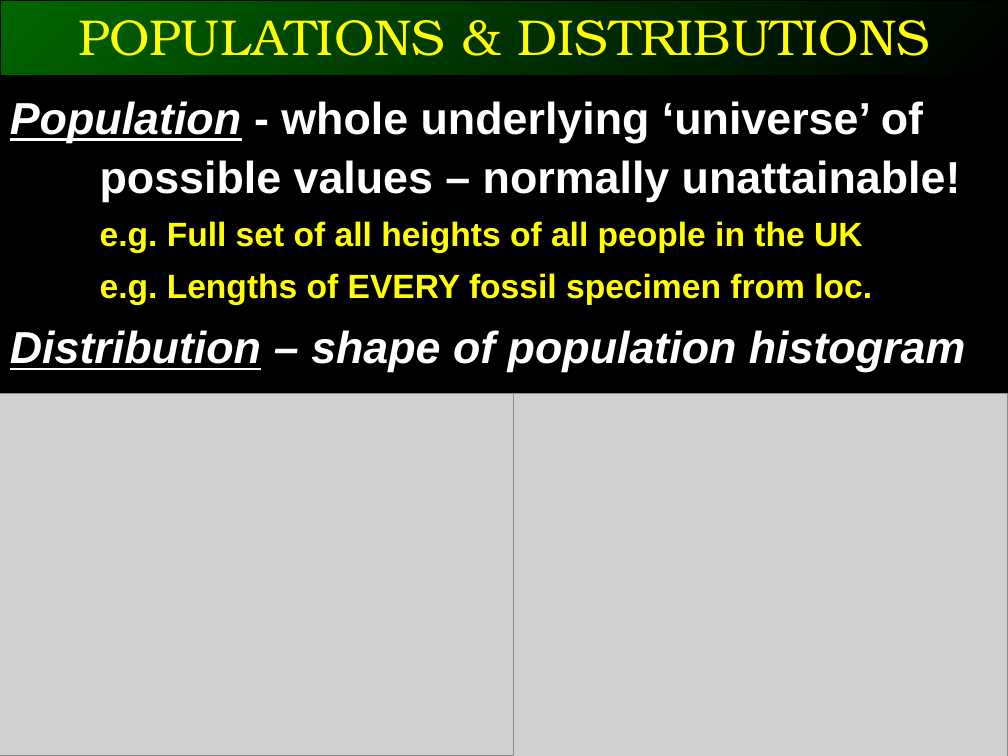
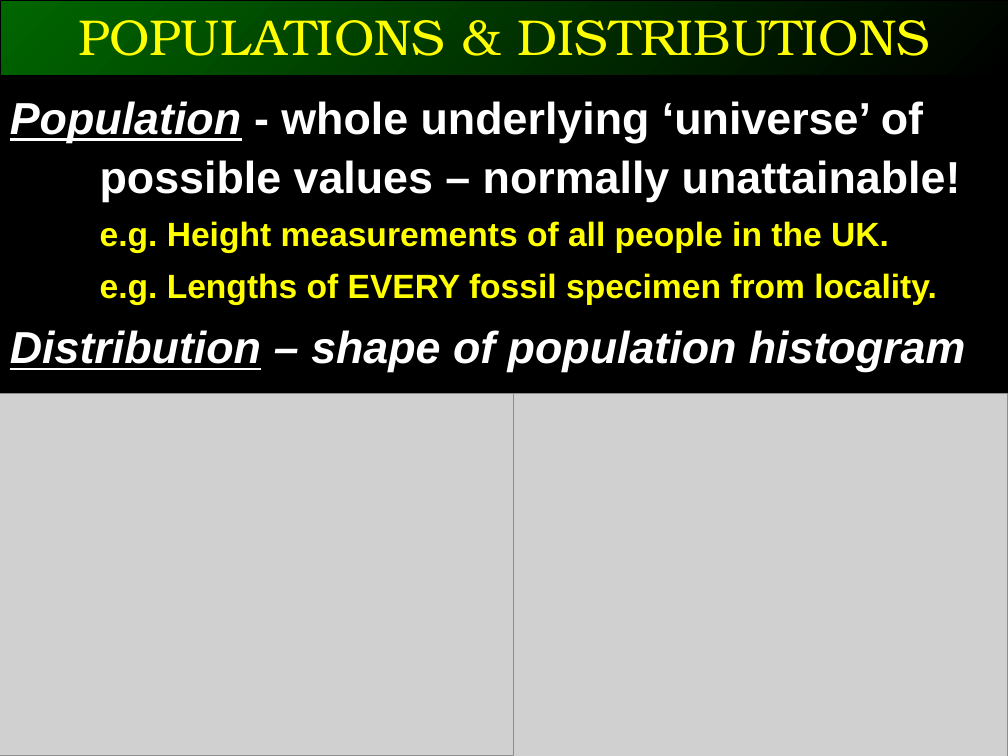
Before and after one commit to ggorman/Introduction-to-stats-for-geoscientists, a slide deck: slide 4 of slides/CSFG5.pptx. Drawn at 1008x756 pixels with LibreOffice and Linux fonts; fonts in the diff are those of the drawing; grey boxes stand for pictures. Boxes give left, top, right and bottom in pixels: in the first picture for what was removed or moved away, otherwise in the second. Text is boxed around its words. In the diff, an @@ line names an element or a change of style, - is before the commit and + after.

```diff
--- a/slides/CSFG5.pptx
+++ b/slides/CSFG5.pptx
@@ text at (100,221,937,305): text changed @@
-e.g. Full set of all heights of all people in the UK
-e.g. Lengths of EVERY fossil specimen from loc.
+e.g. Height measurements of all people in the UK.
+e.g. Lengths of EVERY fossil specimen from locality.
```
Also in this commit, not shown: 13 other slides changed, 2 slides added, 1 slide removed.
